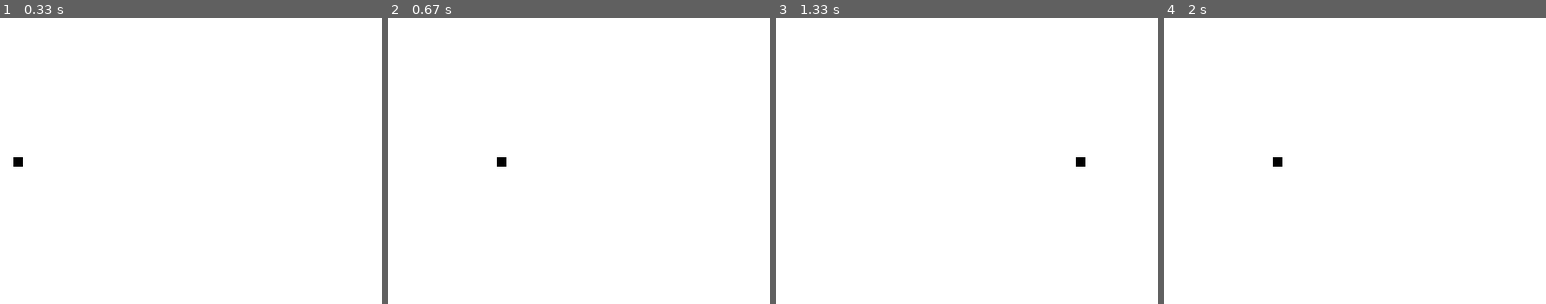
Above: before the commit, frames 1-4 (left to right).
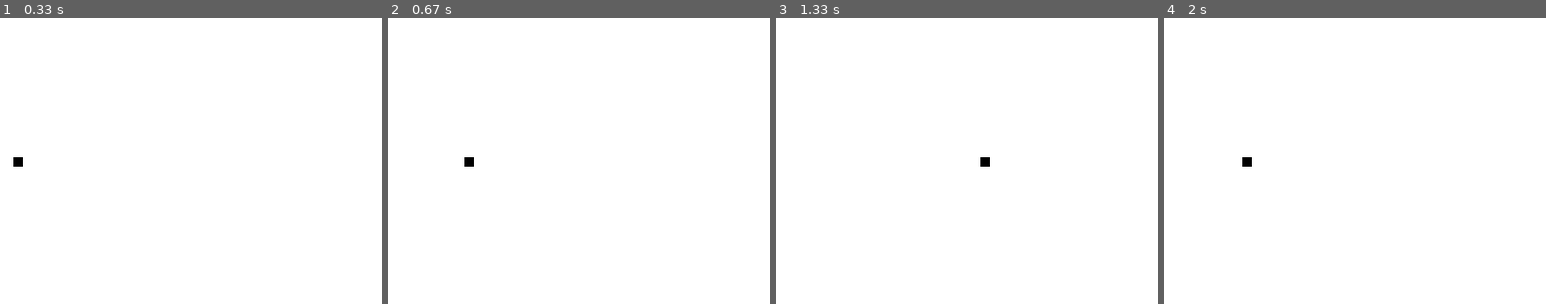
Above: after the commit, the same moments.

Repository: jorgii/pygametut
Game: pygame game, started from pygametut.py
Same seed, same stepped clock (60 frames per second), same inputs: the game is played once before the commit and once after it.
Inputs:
- Up to frame 1 (0.33 s): no input
- Up to frame 2 (0.67 s): hold Right from 0.33 s (still down)
- Up to frame 3 (1.33 s): release Right at 0.8 s; hold Right 0.83-1.3 s
- Up to frame 4 (2 s): hold Left 1.33-1.87 s
The pictures show only the part of the screen within x 36-86%, y 26-76%; the shares and areas given below are measured in that part.

Frame 1 is identical in both runs. In frame 2, 0.2% of the frame differs, in the area x 20-31%, y 48-52%; in frame 3, 0.2%; in frame 4, 0.2%.

Commit message:
100 fps for the win!

Diff:
--- a/pygametut.py
+++ b/pygametut.py
@@ -23,9 +23,9 @@
             game_exit = True
         if event.type == pygame.KEYDOWN:
             if event.key == pygame.K_LEFT:
-                lead_x_change = -10
+                lead_x_change = -2
             if event.key == pygame.K_RIGHT:
-                lead_x_change = 10
+                lead_x_change = 2
     lead_x += lead_x_change
 
     game_display.fill(white)
@@ -33,6 +33,6 @@
 
     pygame.display.update()
 
-    clock.tick(30)
+    clock.tick(100)
 pygame.quit()
 quit()
